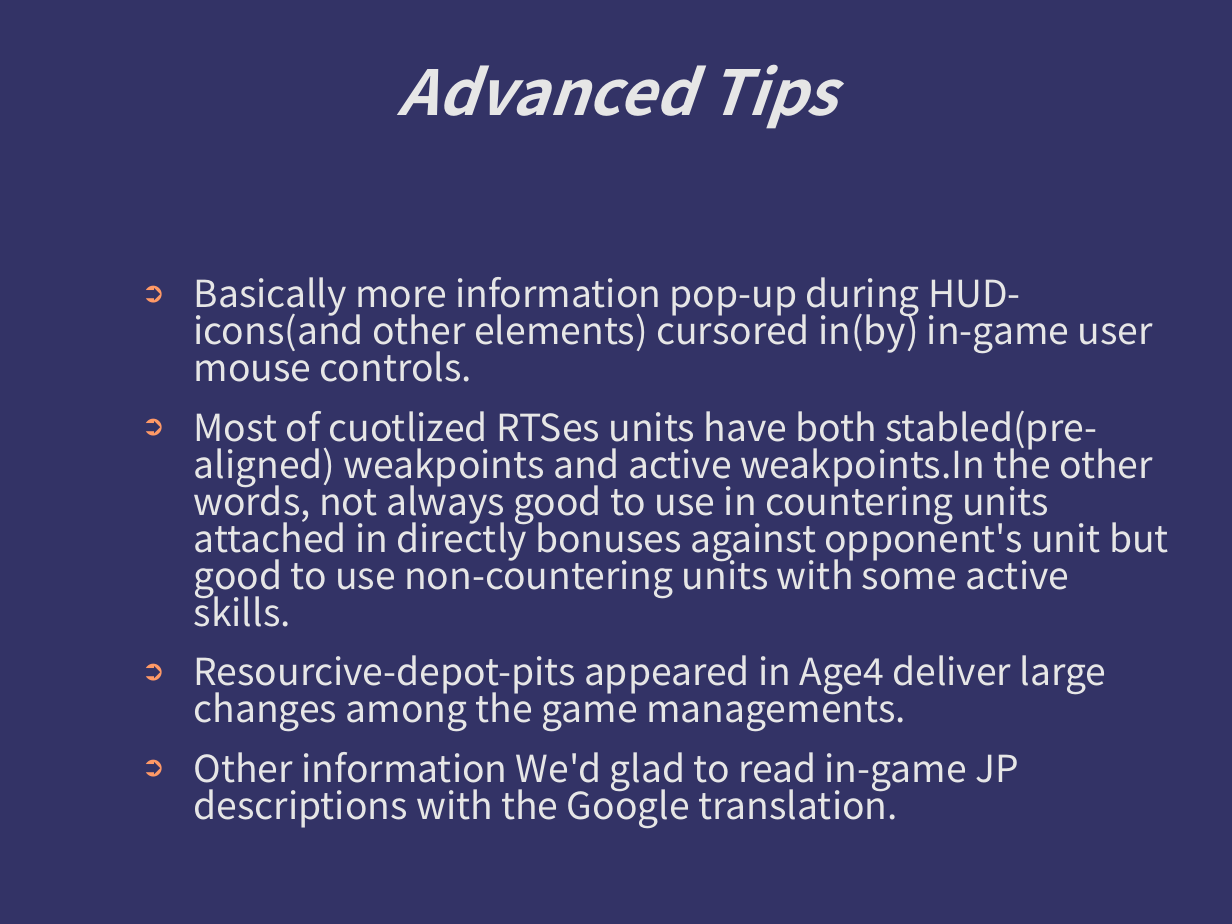
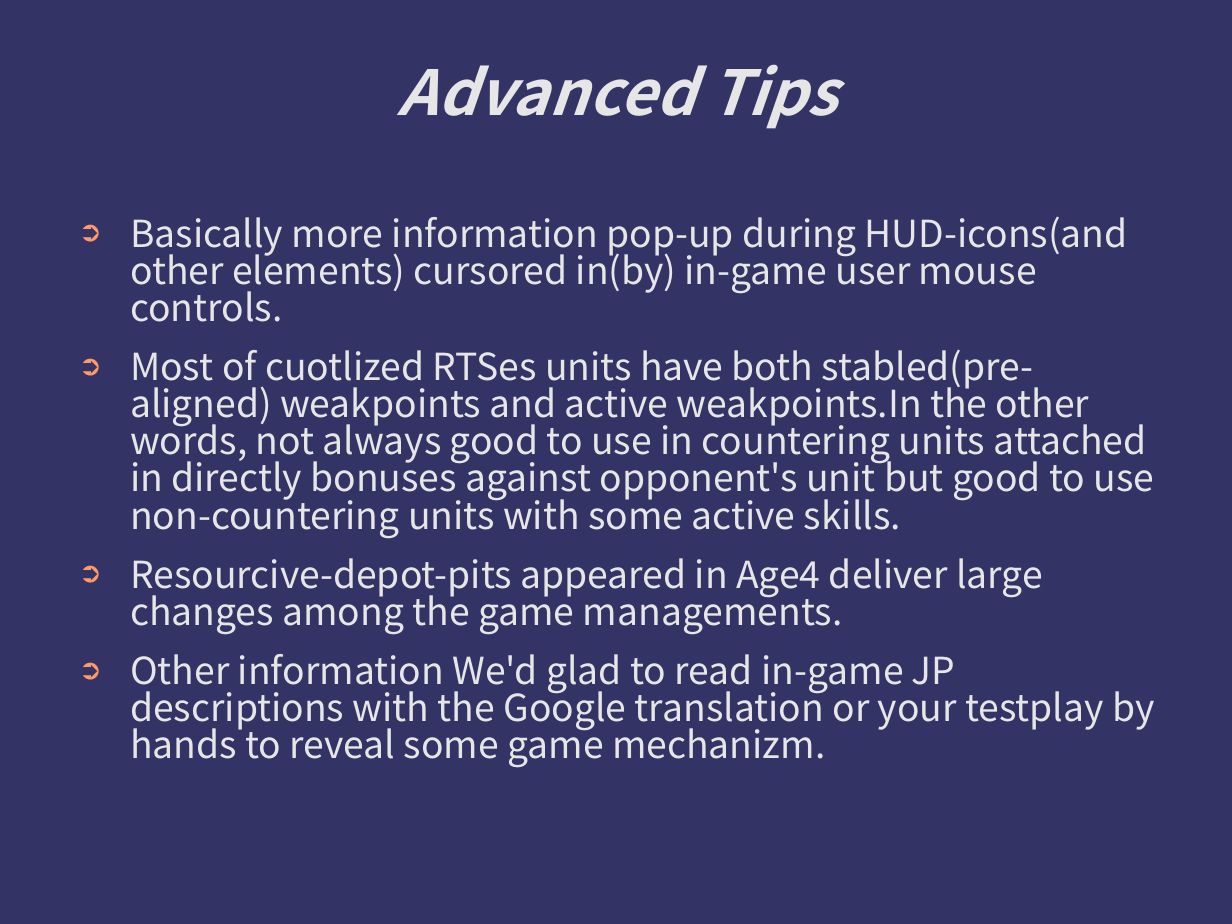
Before and after one commit to kotorize/kotorize, a slide deck: slide 5 of Manuals.ppt. Drawn at 1232x924 pixels with LibreOffice and Linux fonts; fonts in the diff are those of the drawing; background and template pictures are left out. Boxes give left, top, right and bottom in pixels: in the first picture for what was removed or moved away, otherwise in the second. Text is boxed around its words. In the diff, an @@ line names an element or a change of style, - is before the commit and + after.

```diff
--- a/Manuals.ppt
+++ b/Manuals.ppt
@@ text "Basically more information pop-up during ..." moved from (x1=194, y1=277, x2=1169, y2=829) to (x1=130, y1=217, x2=1155, y2=768) @@
@@ text at (x1=130, y1=217, x2=1155, y2=635): indent changed @@
@@ text at (x1=130, y1=654, x2=1154, y2=768): text changed @@
-➲ Other information We'd glad to read in-game JP descriptions with the Google translation.
+➲ Other information We'd glad to read in-game JP descriptions with the Google translation or your testplay by hands to reveal some game mechanizm.
```
Also in this commit, not shown: 6 other slides changed.
